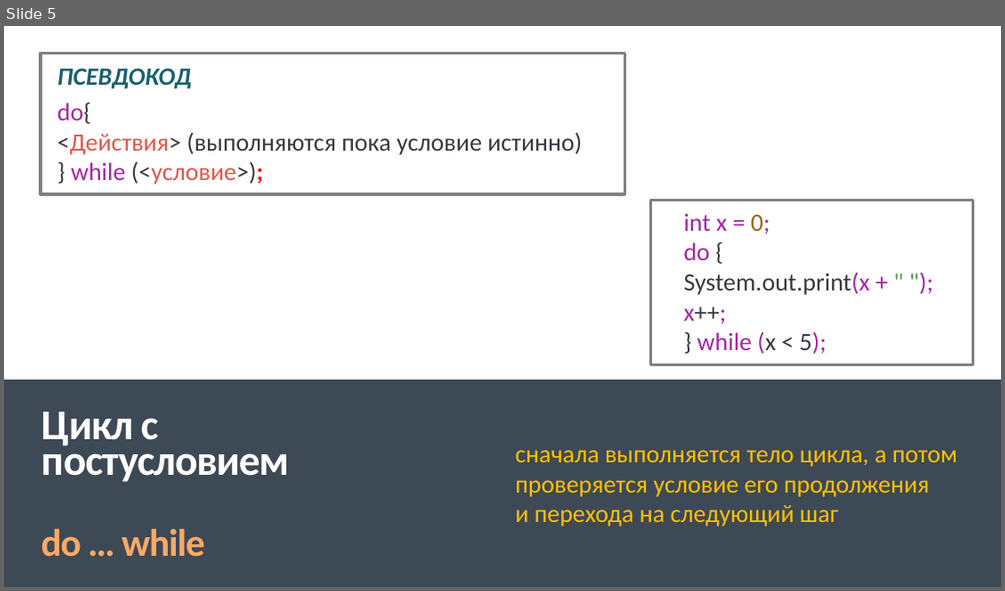
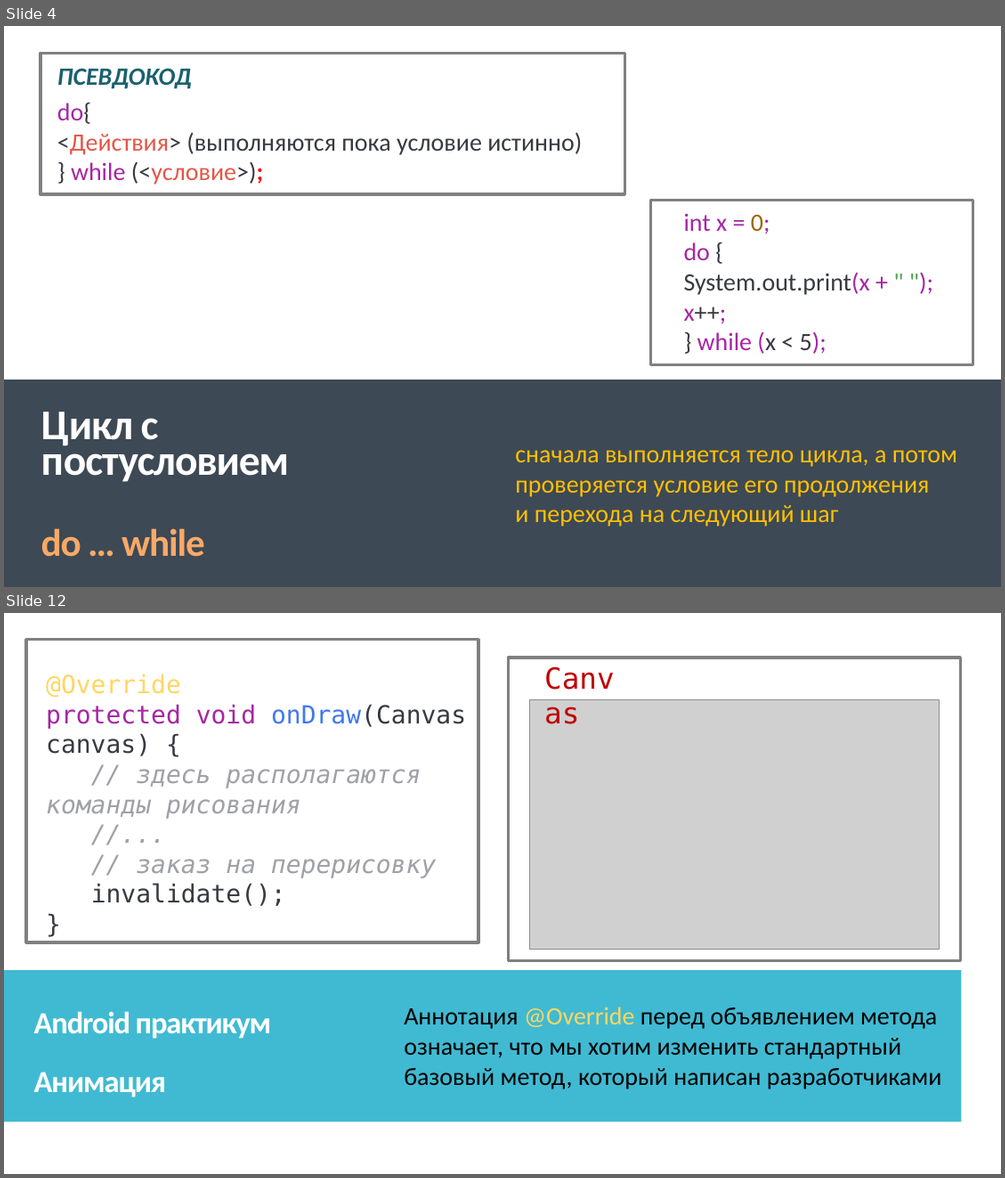
Before and after one commit to IriEfremova/LessonsCube, a slide deck: Samsung/Lesson6/Циклы в Java.pptx. Shown one above the other, each under a label of ours: slide 5 before the commit, slides 4 and 12 after it; the slides between them are not shown. The pictures are 1005x591 and 1005x1178 pixels, drawn with LibreOffice and Linux fonts; fonts in the diff are those of the drawing; grey boxes stand for pictures. Boxes give left, top, right and bottom in pixels: in the first picture for what was removed or moved away, otherwise in the second. Text is boxed around its words. In the diff, an @@ line names an element or a change of style, - is before the commit and + after.

```diff
--- a/Samsung/Lesson6/Циклы в Java.pptx
+++ b/Samsung/Lesson6/Циклы в Java.pptx
@@ slide 12 added at box(4, 613, 1001, 1174), background #FFFFFF; not listed: 2 template elements that a slide beside it also shows @@
@@ rectangle added at box(4, 613, 1001, 1174), fill #FFFFFF @@
@@ rectangle added at box(26, 639, 479, 942), outline #808080 3 pt @@
@@ rectangle added at box(508, 657, 961, 961), outline #808080 3 pt @@
@@ text added at box(537, 657, 635, 699), 28 pt, text #C00000 @@
+Canvas
@@ text added at box(46, 674, 466, 906), 24 pt, text #A0A1A7, italic @@
+@Override
+protected void onDraw(Canvas canvas) {
+// здесь располагаются команды рисования
+//...
+// заказ на перерисовку
+invalidate();
+}
@@ picture added at box(530, 699, 938, 949) @@
@@ rectangle added at box(4, 971, 961, 1122), fill #40BAD2 @@
@@ text added at box(34, 1011, 272, 1097), 29.6 pt, text #FFFFFF, bold @@
+Android практикум
+Анимация
@@ text added at box(404, 1006, 942, 1089), 24 pt, text #000000 @@
+Аннотация @Override перед объявлением метода означает, что мы хотим изменить стандартный базовый метод, который написан разработчиками
@@ what was slide 5 is now slide 4 @@
```
Also in this commit, not shown: 1 slide changed, 7 other slides added, 1 slide removed.
